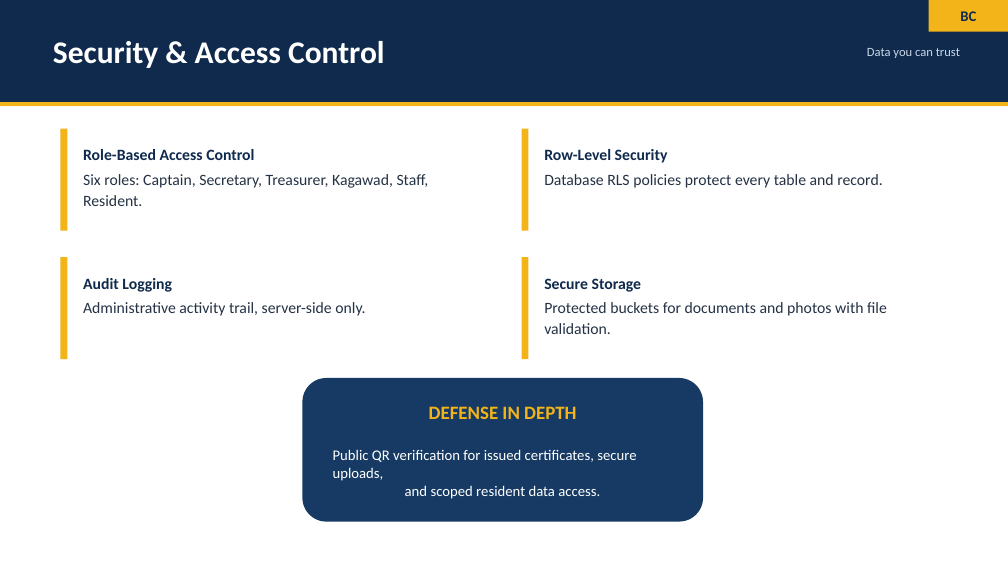
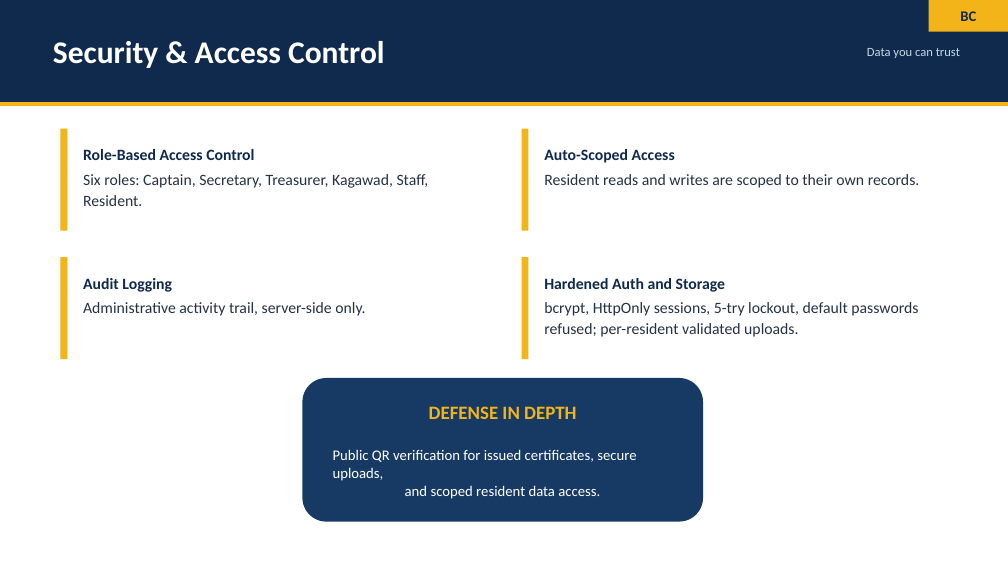
Before and after one commit to FENRIR315/BarangayConnect-system-roadmap-planning, a slide deck: slide 7 of BarangayConnect_Presentation.pptx (slide 6 before the commit). Drawn at 1008x567 pixels with LibreOffice and Linux fonts; fonts in the diff are those of the drawing. Boxes give left, top, right and bottom in pixels: in the first picture for what was removed or moved away, otherwise in the second. Text is boxed around its words. In the diff, an @@ line names an element or a change of style, - is before the commit and + after.

Commit message:
feat(auth): barangay-issued resident accounts with optional email notifications
- Replace public self-signup and email OTP with a staff-only create-account action. Barangay office issues logins (Add Resident / Create Login), sets the initial password; accounts are active immediately with no verification or approval queue.
- Remove signup and accounts-approval pages and their proxy/public path entries.
- Add queued SMTP notifications (nodemailer) with an offline mode when SMTP_PASS is unset; drained by instrumentation every 30s.
- Apply migration 20260911 (email_queue, notifications, users fields) and document the new account model in README.
- Ship the updated 10-slide client presentation deck.

```diff
--- a/BarangayConnect_Presentation.pptx
+++ b/BarangayConnect_Presentation.pptx
@@ text at (544,149,675,163): text changed @@
-Row-Level Security
+Auto-Scoped Access
@@ text at (544,174,920,188): text changed @@
-Database RLS policies protect every table and record.
+Resident reads and writes are scoped to their own records.
@@ text at (544,278,725,292): text changed @@
-Secure Storage
+Hardened Auth and Storage
@@ text at (544,302,918,337): text changed @@
-Protected buckets for documents and photos with file validation.
+bcrypt, HttpOnly sessions, 5-try lockout, default passwords refused; per-resident validated uploads.
```
Also in this commit, not shown: 4 other slides changed, 2 slides added, 19 other files.
